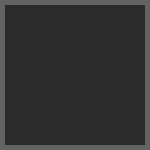
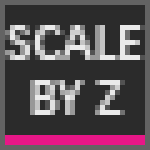
The second w=150, h=150 image is a revision of the first. Changes to its layers:
added group "SIM LOOP copy" with 2 layers above "SIM LOOP" over [5, 25, 145, 145]
added layer "SCALE BY Z" in group "SIM LOOP copy" over [5, 25, 145, 115]
added layer "color" (27th of 32, in "SIM LOOP copy") in group "SIM LOOP copy" over [5, 135, 145, 145]
